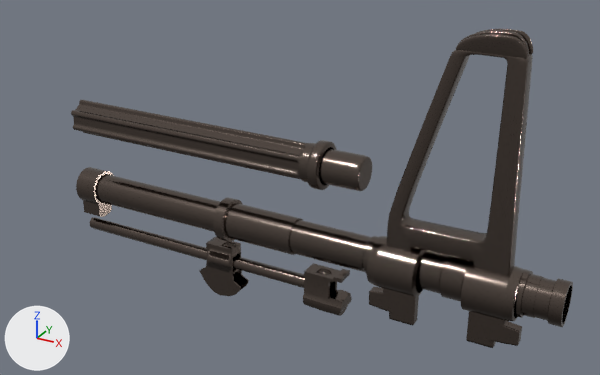
Renders of the FBX model Modular Weapon System/Assets/Models/barrel_04.fbx from each side of a commit.
The view is the same before and after, from a camera (50 mm lens) standing at (3.001, -0.776, 1.522) and looking at (2.584, -0.018, 1.143). The lights are fixed; the arrows at lower left show +X, +Y and +Z. Where no turn or scale is listed for an object, it has been applied to the vertices.

The older version as bpy lines, for what is in view:
```python
me_cylinder_030 = bpy.data.meshes.new('Cylinder.030')
me_cylinder_030.from_pydata(...)  # 13966 vertices, 13696 faces; spans x -0.087..0.087, y -0.029..0.029, z -0.07..0.029
me_cylinder_030.materials.append(mat_metal)  # brown #6e635b
me_cylinder_047 = bpy.data.meshes.new('Cylinder.047')
me_cylinder_047.from_pydata(...)  # 3862 vertices, 3844 faces; spans x -0.204..-0.066, y -0.015..0.015, z 0.014..0.276
me_cylinder_047.materials.append(mat_metal)  # brown #6e635b
me_plane_014 = bpy.data.meshes.new('Plane.014')
me_plane_014.from_pydata(...)  # 750 vertices, 720 faces; spans x 0.0..0.628, y -0.003..0.064, z -0.023..0.027
me_plane_014.materials.append(mat_metal)  # brown #6e635b
ob_cylinder_002 = bpy.data.objects.new('Cylinder.002', me_cylinder_030)
ob_cylinder_002.location = (2.7569, -0.0009, 1.0659)
ob_cylinder_004 = bpy.data.objects.new('Cylinder.004', me_cylinder_047)
ob_cylinder_004.location = (2.894, -0.0009, 1.0659)
ob_plane_016 = bpy.data.objects.new('Plane.016', me_plane_014)
ob_plane_016.location = (2.2411, 0.0044, 1.092)
ob_plane_016.rotation_euler = (1.571, 0.0, -3.142)  # degrees (90, 0, -180)
ob_plane_016.scale = (-1.03, -1.03, -1.03)
# also in view: 'Plane.111' at (2.44, 0.003, 0.997); 'Circle.100' at (2.631, 0.003, 1.167); 'Circle.099' at (2.427, 0.003, 1.167)
```
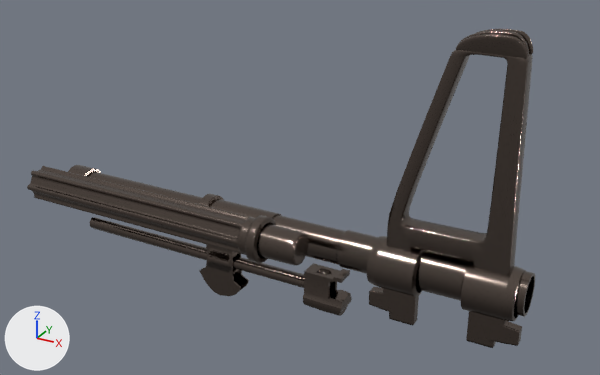
The newer file is also rescaled (x0.973), turned or shifted as a whole; pictures and numbers use the older file's frame.

Boxes (x1, y1, x2, y2) around the edits, measured in the pictures (600 x 375 px):
```json
{"object": "Circle.099", "change": "reshaped", "before": [71, 100, 337, 190], "after": [27, 166, 276, 263], "on screen": "6% narrower, 8% taller"}
{"object": "Plane.016", "change": "reshaped, moved, rescaled, turned", "before": [76, 167, 573, 327], "after": [68, 165, 535, 317]}
{"object": "Circle.100", "change": "reshaped", "before": [319, 149, 372, 191], "after": [257, 224, 308, 266]}
```

Scene script edits in JSON lines:
```json
{"block": "me_plane_014", "where": "me_plane_014.from_pydata(...)  # 750 vertices, 720 faces; spans x 0.0..0.628, y -0.003..0.064, z -0.023..0.027"}
{"block": "me_plane_014", "where": "# used by ob_plane_016; location = (2.2411, 0.0044, 1.092); rotation_euler = (1.571, 0.0, -3.142), in degrees (90, 0, -180); scale = (-1.03, -1.03, -1.03)"}
{"block": "me_plane_014", "change": "me_plane_014 part 1: the whole mesh is multiplied about the mesh origin by the matrix ((1.028, 0.0, 0.0), (0.0, 0.0, -1.028), (0.0, -1.028, 0.0))"}
{"op": "set", "path": "ob_plane_016.rotation_euler", "old": "(1.571, 0.0, -3.142)", "new": "(0.0, 0.0, 0.0)", "note": "degrees (90, 0, -180) -> degrees (0, 0, 0)"}
{"op": "set", "path": "ob_plane_016.location", "old": "(2.2411, 0.0044, 1.092)", "new": "(2.2199, 0.0044, 1.0915)"}
{"op": "set", "path": "ob_plane_016.scale", "old": "(-1.03, -1.03, -1.03)", "new": "(0.973, 0.973, 0.973)"}
```
